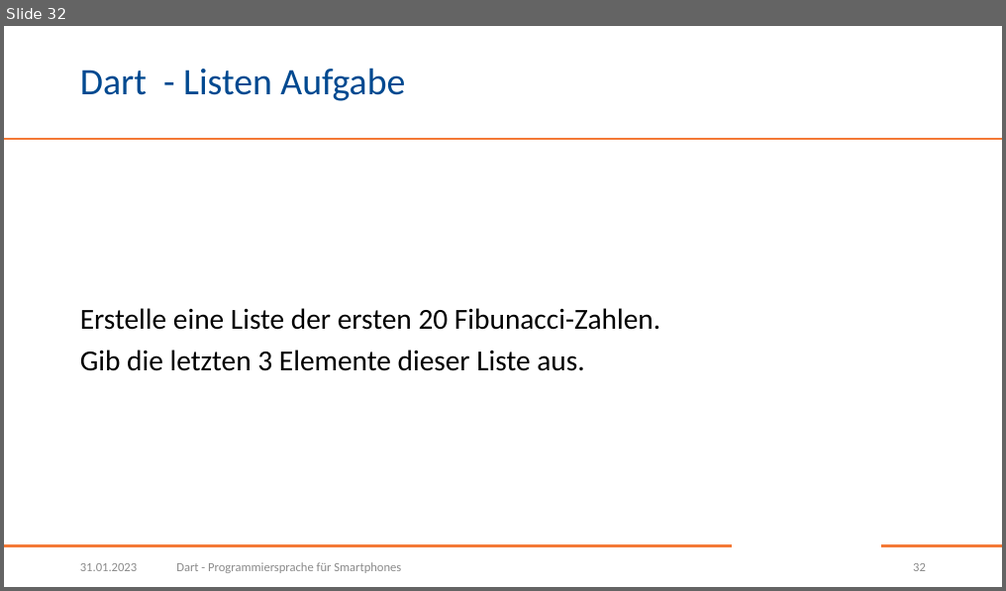
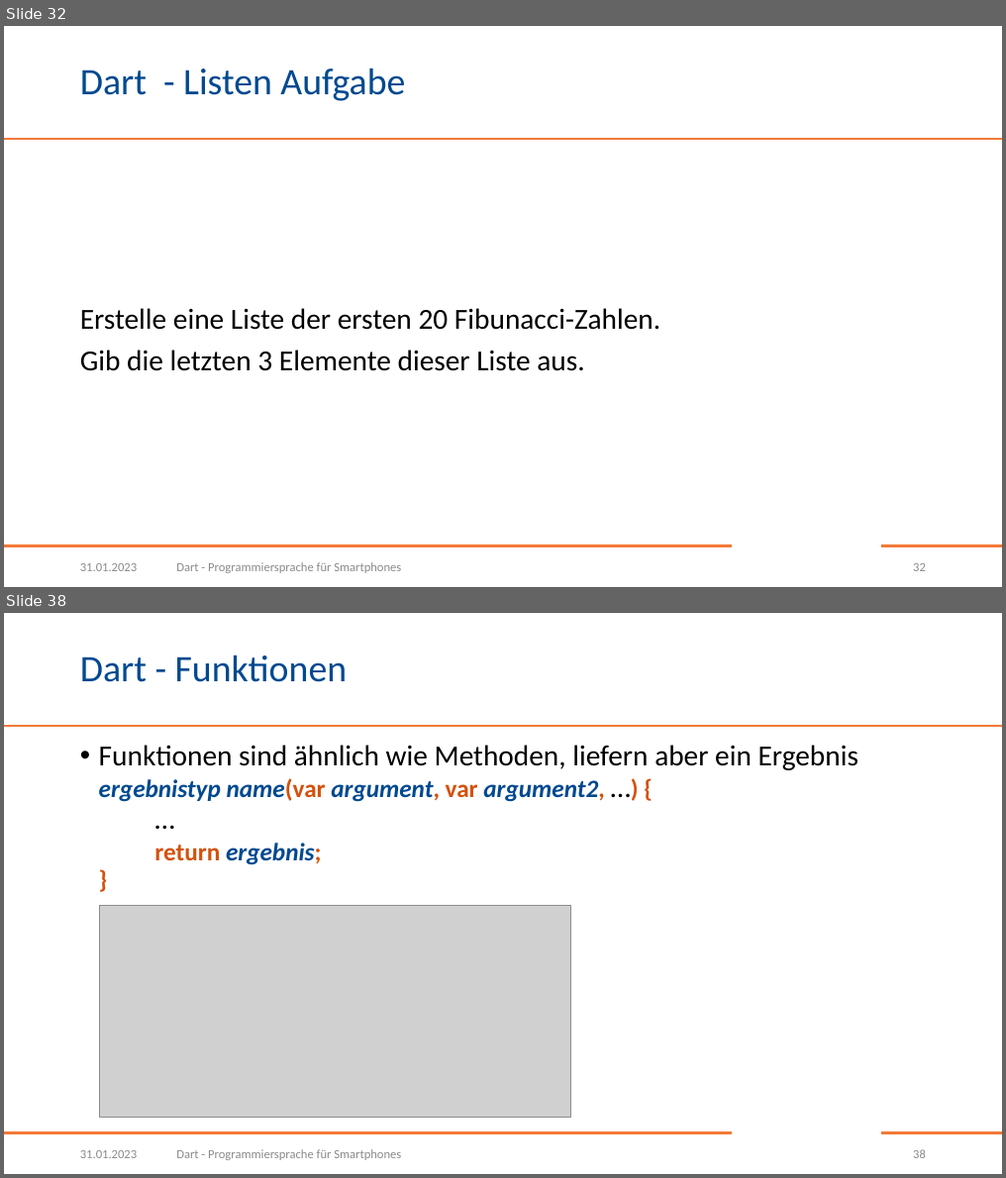
Before and after one commit to BogyMitutoyoCTL/DecisionMakingApp, a slide deck: presentations/Dart.pptx. Shown one above the other, each under a label of ours: slide 32 before the commit, slides 32 and 38 after it; the slides between them are not shown. The pictures are 1006x591 and 1006x1178 pixels, drawn with LibreOffice and Linux fonts; fonts in the diff are those of the drawing; grey boxes stand for pictures; background and template pictures are left out. Boxes give left, top, right and bottom in pixels: in the first picture for what was removed or moved away, otherwise in the second. Text is boxed around its words. In the diff, an @@ line names an element or a change of style, - is before the commit and + after.

```diff
--- a/presentations/Dart.pptx
+++ b/presentations/Dart.pptx
@@ slide 38 added at (4,613,1002,1174), background #FFFFFF; not listed: 3 template elements that a slide beside it also shows @@
@@ title added at (80,655,348,682), 36 pt, text #004990 @@
+Dart - Funktionen
@@ text added at (99,745,858,865), 24 pt, text #000000, bold @@
+• Funktionen sind ähnlich wie Methoden, liefern aber ein Ergebnis
+  ergebnistyp name(var argument, var argument2, …) {
+  …
+  return ergebnis;
+  }
@@ picture added at (100,906,570,1118) @@
@@ text added at (80,1151,137,1158), 12 pt, text #8C8C8C @@
+31.01.2023
@@ text added at (176,1150,401,1160), 12 pt, text #8C8C8C @@
+Dart - Programmiersprache für Smartphones
@@ page number added at (913,1150,926,1158), 12 pt, text #8C8C8C @@
+38
```
Also in this commit, not shown: 7 other slides added.
